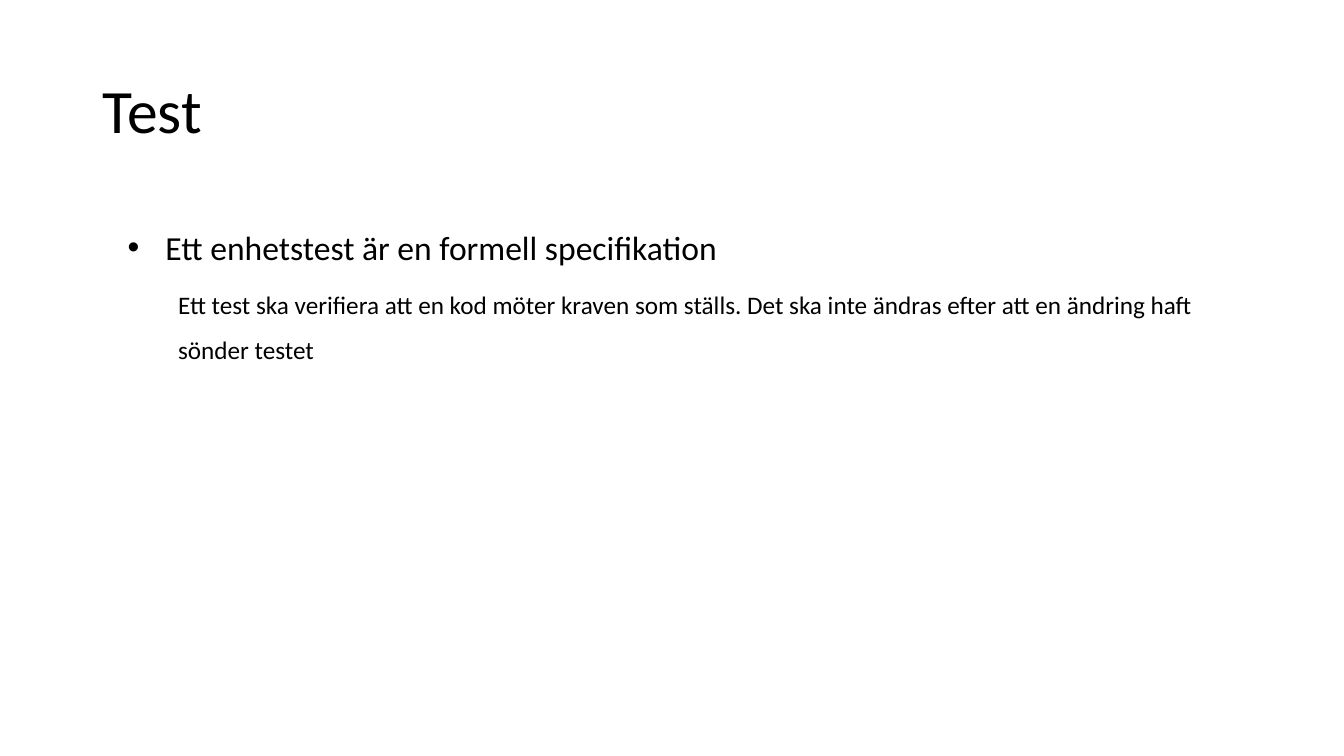
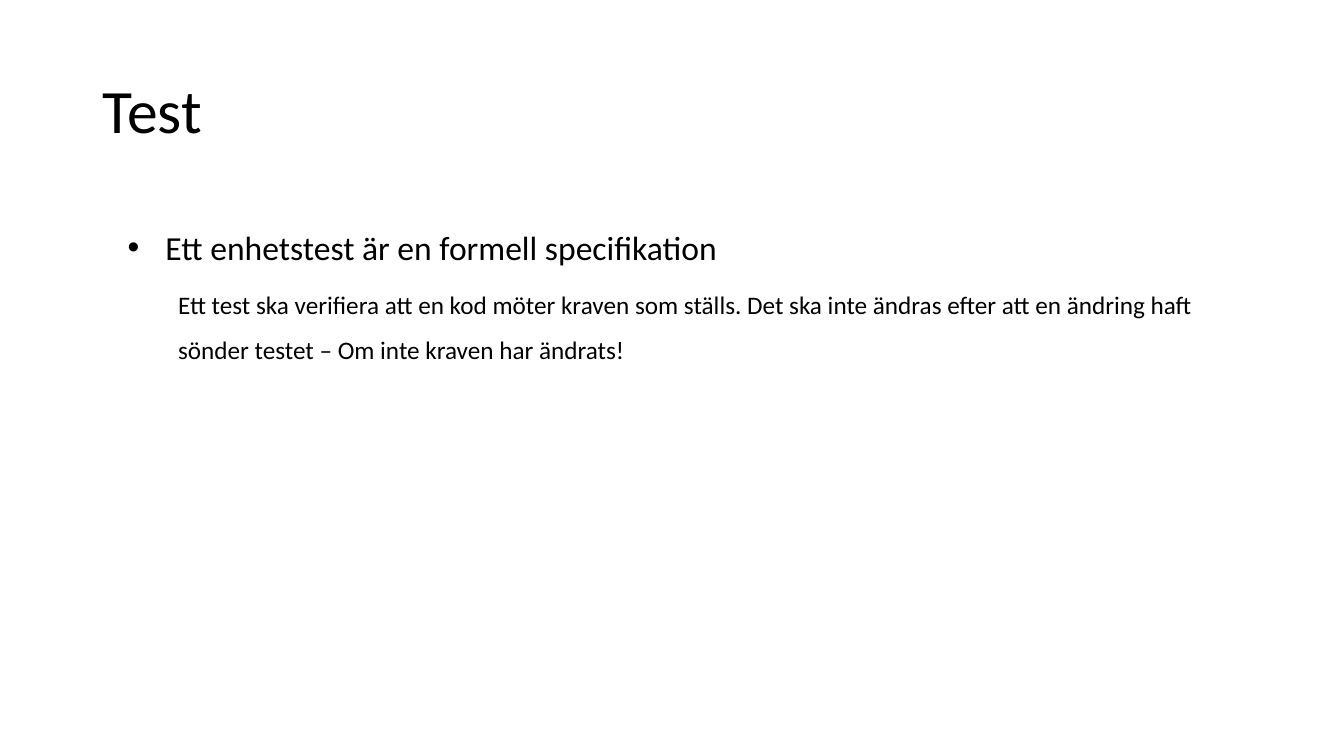
Before and after one commit to aludkiewicz/kodarskolan, a slide deck: slide 15 of Kodarskolan.pptx (slide 14 before the commit). Drawn at 1344x756 pixels with LibreOffice and Linux fonts; fonts in the diff are those of the drawing. Boxes give left, top, right and bottom in pixels: in the first picture for what was removed or moved away, otherwise in the second. Text is boxed around its words. In the diff, an @@ line names an element or a change of style, - is before the commit and + after.

```diff
--- a/Kodarskolan.pptx
+++ b/Kodarskolan.pptx
@@ text at (178,296,1192,360): text changed @@
-  Ett test ska verifiera att en kod möter kraven som ställs. Det ska inte ändras efter att en ändring haft sönder testet
+  Ett test ska verifiera att en kod möter kraven som ställs. Det ska inte ändras efter att en ändring haft sönder testet – Om inte kraven har ändrats!
```
Also in this commit, not shown: 7 other slides changed, 10 slides added, 2 slides removed, 1 other file.
